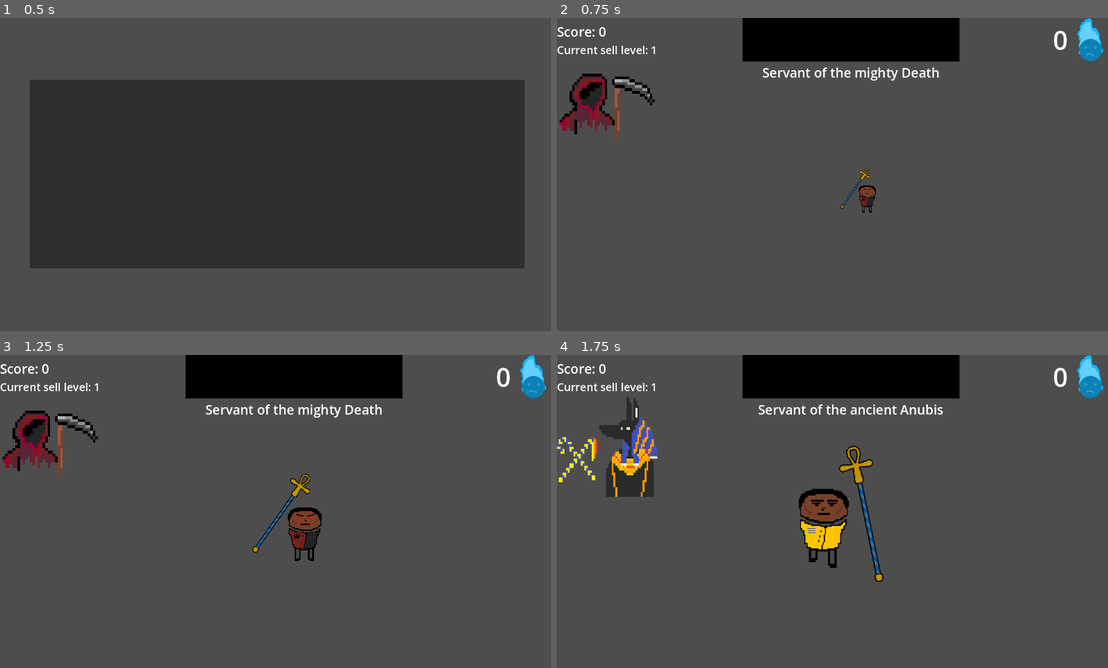
Above: before the commit, frames 1-4 (two rows, left to right).
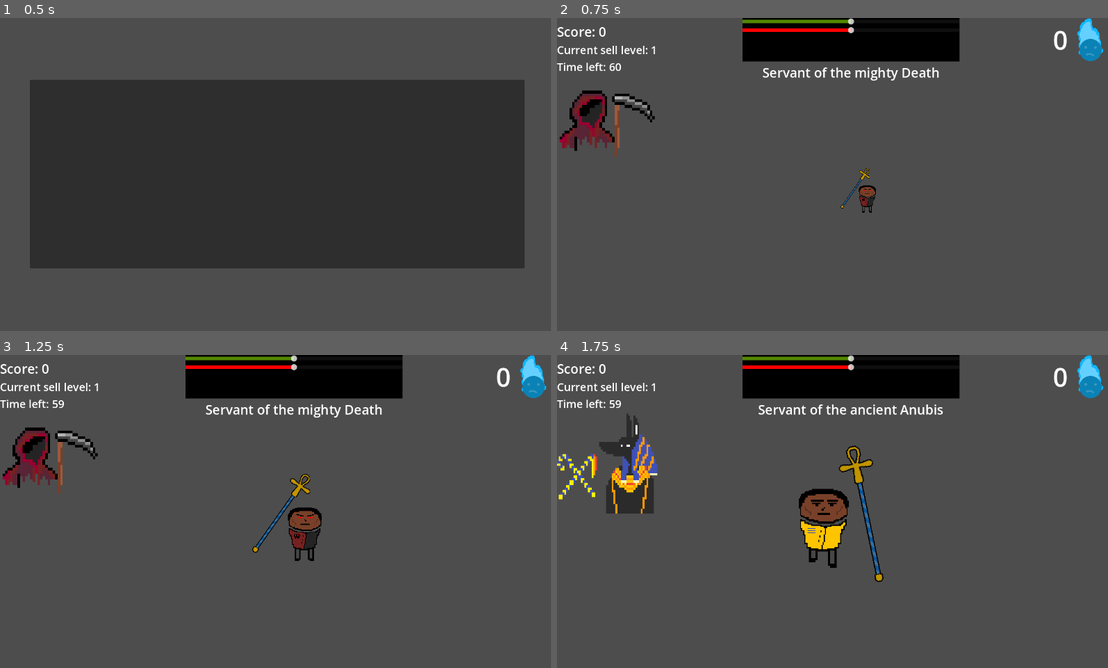
Above: after the commit, the same moments.

Repository: dkristia/Soul-Harvester
Game: Godot game, scene res://Scenes/StartManu/Menu.tscn
Same seed, same stepped clock (60 frames per second), same inputs: the game is played once before the commit and once after it.
Inputs (mouse positions are in pixels of both pictures, inside the frame that each line leads up to):
- Up to frame 1 (0.5 s): no input
- Up to frame 2 (0.75 s): click (832, 174) at 0.5 s
- Up to frame 3 (1.25 s): no input
- Up to frame 4 (1.75 s): move the mouse to (959, 495) at 1.27 s; hold D (right) from 1.28 s (still down); tap R (sell) at 1.35 s; tap 2 (switchMode) at 1.55 s

Frame 1 is identical in both runs. In frame 2, 2.8% of the frame differs, in the area x 0-54%, y 0-45%; in frame 3, 2.8%; in frame 4, 3.5%, in the area x 0-54%, y 0-51%.

Commit message:
add timer

Diff:
--- a/Objects/Human/human.tscn
+++ b/Objects/Human/human.tscn
@@ -1,7 +1,7 @@
 [gd_scene load_steps=4 format=3 uid="uid://b7c21lsb7oyvi"]
 
-[ext_resource type="Texture2D" uid="uid://b0ibqxh3vhquk" path="res://Assets/citizen.png" id="1_icdcx"]
 [ext_resource type="Script" path="res://Objects/Human/human.gd" id="1_ix0mk"]
+[ext_resource type="Texture2D" uid="uid://b0ibqxh3vhquk" path="res://Assets/Human/citizen.png" id="2_c7xsg"]
 
 [sub_resource type="RectangleShape2D" id="RectangleShape2D_8gi75"]
 size = Vector2(29, 47)
@@ -12,7 +12,7 @@
 
 [node name="Sprite2D" type="Sprite2D" parent="."]
 texture_filter = 1
-texture = ExtResource("1_icdcx")
+texture = ExtResource("2_c7xsg")
 
 [node name="CollisionShape2D" type="CollisionShape2D" parent="."]
 position = Vector2(-0.5, -0.5)
--- a/Objects/Player/player.gd
+++ b/Objects/Player/player.gd
@@ -1,6 +1,7 @@
 extends CharacterBody2D
 
 @onready var global = $"/root/Global"
+@onready var game = get_parent()
 
 var default_radius = Vector2(1, 1)
 
@@ -14,7 +15,7 @@
 func _ready():
 	var spawnpos = get_viewport().get_visible_rect().size/2
 	position = spawnpos
-	$MainSprite.play("Ddefault")
+	game._ready()
 
 func _physics_process(delta):
 	get_directions()
@@ -22,7 +23,7 @@
 	$PickupRadius.scale = default_radius * global.radius
 
 	if Input.get_action_strength("right") or Input.get_action_strength("left") or Input.get_action_strength("down") or Input.get_action_strength("up"):
-		playanim()
+		animate_walking()
 
 	if dashing:
 		position = position.move_toward(dashpos, 5000*delta)
@@ -82,15 +83,15 @@
 	if position.distance_to(dashpos) > 1500:
 		dashpos = position + (dashpos-position).normalized() * 1500
 
-func playanim():
+func animate_walking():
 	if global.AnubisMode:
-		$MainSprite.play("Awalking")
+		$MainSprite.play("a_walk")
 		await $MainSprite.animation_finished
-		$MainSprite.play("Adefault")
+		$MainSprite.play("anubis")
 	else:
-		$MainSprite.play("Dwalking")
+		$MainSprite.play("d_walk")
 		await $MainSprite.animation_finished
-		$MainSprite.play("Ddefault")
+		$MainSprite.play("death")
 
 func _on_main_cooldown_timeout():
 	ability_on_cooldown=false
--- a/Objects/Player/player.tscn
+++ b/Objects/Player/player.tscn
@@ -3,19 +3,19 @@
 [ext_resource type="Script" path="res://Objects/Player/player.gd" id="1_jhjqj"]
 [ext_resource type="Script" path="res://Objects/Player/PickupRadius.gd" id="2_k3vsl"]
 [ext_resource type="PackedScene" uid="uid://dk18t2m2vlsbr" path="res://Objects/Player/radius.tscn" id="3_5jch1"]
-[ext_resource type="Texture2D" uid="uid://ck3xp442fp54x" path="res://Assets/dude.png" id="4_6csju"]
+[ext_resource type="Texture2D" uid="uid://ck3xp442fp54x" path="res://Assets/Player/Anubis/dude.png" id="4_qlvbr"]
+[ext_resource type="Texture2D" uid="uid://cme67x4s7s4bc" path="res://Assets/Player/Anubis/Walk/walkframe1.png" id="5_bc2ii"]
 [ext_resource type="Script" path="res://Objects/Player/camera.gd" id="5_kan6u"]
-[ext_resource type="Texture2D" uid="uid://cme67x4s7s4bc" path="res://Assets/walkframe1.png" id="5_oapd5"]
 [ext_resource type="Script" path="res://Objects/Player/Staff.gd" id="6_5uqvr"]
-[ext_resource type="Texture2D" uid="uid://cbubsc2hpspsu" path="res://Assets/walkframe2.png" id="6_iwnyg"]
-[ext_resource type="Texture2D" uid="uid://dpjmrrl41y1xd" path="res://Assets/walkframe3.png" id="7_1g2y5"]
-[ext_resource type="Texture2D" uid="uid://ddb3hpb72ns4w" path="res://Assets/Player/staff.png" id="7_ylhwa"]
-[ext_resource type="Texture2D" uid="uid://6ksvt6g2abpn" path="res://Assets/walkframe4.png" id="8_tmb6x"]
-[ext_resource type="Texture2D" uid="uid://bkrjw0gm5ruqg" path="res://Assets/badDude.png" id="9_xjtff"]
-[ext_resource type="Texture2D" uid="uid://bl4jondkfqek" path="res://Assets/DwalkFrame1.png" id="10_p0kf5"]
-[ext_resource type="Texture2D" uid="uid://cac7bdv7pnhog" path="res://Assets/DwalkFrame2.png" id="11_ivvu1"]
-[ext_resource type="Texture2D" uid="uid://cds2qnghvqcsp" path="res://Assets/DwalkFrame3.png" id="12_un4ix"]
-[ext_resource type="Texture2D" uid="uid://d3nmrl71eoisw" path="res://Assets/DwalkFrame4.png" id="13_87fpd"]
+[ext_resource type="Texture2D" uid="uid://cbubsc2hpspsu" path="res://Assets/Player/Anubis/Walk/walkframe2.png" id="6_jquql"]
+[ext_resource type="Texture2D" uid="uid://dpjmrrl41y1xd" path="res://Assets/Player/Anubis/Walk/walkframe3.png" id="7_oc5nr"]
+[ext_resource type="Texture2D" uid="uid://6ksvt6g2abpn" path="res://Assets/Player/Anubis/Walk/walkframe4.png" id="8_uu0ue"]
+[ext_resource type="Texture2D" uid="uid://bkrjw0gm5ruqg" path="res://Assets/Player/Death/badDude.png" id="9_axl42"]
+[ext_resource type="Texture2D" uid="uid://bl4jondkfqek" path="res://Assets/Player/Death/Walk/DwalkFrame1.png" id="10_q3kug"]
+[ext_resource type="Texture2D" uid="uid://cac7bdv7pnhog" path="res://Assets/Player/Death/Walk/DwalkFrame2.png" id="11_sjqdt"]
+[ext_resource type="Texture2D" uid="uid://cds2qnghvqcsp" path="res://Assets/Player/Death/Walk/DwalkFrame3.png" id="12_0kju8"]
+[ext_resource type="Texture2D" uid="uid://d3nmrl71eoisw" path="res://Assets/Player/Death/Walk/DwalkFrame4.png" id="13_13j7t"]
+[ext_resource type="Texture2D" uid="uid://ddb3hpb72ns4w" path="res://Assets/Player/Anubis/Staff/staff.png" id="16_ldx2q"]
 
 [sub_resource type="CircleShape2D" id="CircleShape2D_6qokj"]
 
@@ -25,74 +25,74 @@
 animations = [{
 "frames": [{
 "duration": 1.0,
-"texture": ExtResource("4_6csju")
+"texture": ExtResource("5_bc2ii")
+}, {
+"duration": 1.0,
+"texture": ExtResource("6_jquql")
+}, {
+"duration": 1.0,
+"texture": ExtResource("5_bc2ii")
+}, {
+"duration": 1.0,
+"texture": ExtResource("4_qlvbr")
+}, {
+"duration": 1.0,
+"texture": ExtResource("7_oc5nr")
+}, {
+"duration": 1.0,
+"texture": ExtResource("8_uu0ue")
+}, {
+"duration": 1.0,
+"texture": ExtResource("7_oc5nr")
+}, {
+"duration": 1.0,
+"texture": ExtResource("4_qlvbr")
 }],
 "loop": false,
-"name": &"Adefault",
+"name": &"a_walk",
+"speed": 8.0
+}, {
+"frames": [{
+"duration": 1.0,
+"texture": ExtResource("4_qlvbr")
+}],
+"loop": false,
+"name": &"anubis",
 "speed": 5.0
 }, {
 "frames": [{
 "duration": 1.0,
-"texture": ExtResource("5_oapd5")
+"texture": ExtResource("10_q3kug")
 }, {
 "duration": 1.0,
-"texture": ExtResource("6_iwnyg")
+"texture": ExtResource("11_sjqdt")
 }, {
 "duration": 1.0,
-"texture": ExtResource("5_oapd5")
+"texture": ExtResource("10_q3kug")
 }, {
 "duration": 1.0,
-"texture": ExtResource("4_6csju")
+"texture": ExtResource("9_axl42")
 }, {
 "duration": 1.0,
-"texture": ExtResource("7_1g2y5")
+"texture": ExtResource("12_0kju8")
 }, {
 "duration": 1.0,
-"texture": ExtResource("8_tmb6x")
+"texture": ExtResource("13_13j7t")
 }, {
 "duration": 1.0,
-"texture": ExtResource("7_1g2y5")
-}, {
-"duration": 1.0,
-"texture": ExtResource("4_6csju")
+"texture": ExtResource("9_axl42")
 }],
 "loop": false,
-"name": &"Awalking",
-"speed": 8.0
+"name": &"d_walk",
+"speed": 15.0
 }, {
 "frames": [{
 "duration": 1.0,
-"texture": ExtResource("9_xjtff")
+"texture": ExtResource("9_axl42")
 }],
 "loop": false,
-"name": &"Ddefault",
+"name": &"death",
 "speed": 5.0
-}, {
-"frames": [{
-"duration": 1.0,
-"texture": ExtResource("10_p0kf5")
-}, {
-"duration": 1.0,
-"texture": ExtResource("11_ivvu1")
-}, {
-"duration": 1.0,
-"texture": ExtResource("10_p0kf5")
-}, {
-"duration": 1.0,
-"texture": ExtResource("9_xjtff")
-}, {
-"duration": 1.0,
-"texture": ExtResource("12_un4ix")
-}, {
-"duration": 1.0,
-"texture": ExtResource("13_87fpd")
-}, {
-"duration": 1.0,
-"texture": ExtResource("9_xjtff")
-}],
-"loop": false,
-"name": &"Dwalking",
-"speed": 15.0
 }]
 
 [sub_resource type="CircleShape2D" id="CircleShape2D_dyyid"]
@@ -123,7 +123,7 @@
 position = Vector2(0.500009, 14.25)
 scale = Vector2(3, 3)
 sprite_frames = SubResource("SpriteFrames_id8y5")
-animation = &"Ddefault"
+animation = &"death"
 
 [node name="InnerPickupRadius" type="Area2D" parent="."]
 
@@ -142,7 +142,7 @@
 texture_filter = 1
 position = Vector2(120, 0)
 scale = Vector2(1.5, 1.5)
-texture = ExtResource("7_ylhwa")
+texture = ExtResource("16_ldx2q")
 
 [node name="MainAbilityCooldown" type="Timer" parent="."]
 wait_time = 5.0
--- a/Objects/Soul/soul.tscn
+++ b/Objects/Soul/soul.tscn
@@ -1,13 +1,13 @@
 [gd_scene load_steps=5 format=3 uid="uid://fxcy6ik66bad"]
 
 [ext_resource type="Script" path="res://Objects/Soul/soul.gd" id="1_80oym"]
-[ext_resource type="Texture2D" uid="uid://bjh5nlvywuuhh" path="res://Assets/Icons/soul.png" id="2_ydw8w"]
+[ext_resource type="Texture2D" uid="uid://bjh5nlvywuuhh" path="res://Assets/Human/soul.png" id="2_e7y1j"]
 
 [sub_resource type="SpriteFrames" id="SpriteFrames_0sjfb"]
 animations = [{
 "frames": [{
 "duration": 1.0,
-"texture": ExtResource("2_ydw8w")
+"texture": ExtResource("2_e7y1j")
 }],
 "loop": true,
 "name": &"default",
--- a/Scenes/GUI/GUI.tscn
+++ b/Scenes/GUI/GUI.tscn
@@ -1,14 +1,15 @@
-[gd_scene load_steps=15 format=3 uid="uid://4plkn86vrwdo"]
+[gd_scene load_steps=18 format=3 uid="uid://4plkn86vrwdo"]
 
 [ext_resource type="Script" path="res://Scenes/GUI/GUI.gd" id="1_cfqvc"]
 [ext_resource type="Texture2D" uid="uid://dkqqtxa6r5xaq" path="res://Assets/Icons/Death.png" id="2_7ahps"]
-[ext_resource type="Texture2D" uid="uid://bjh5nlvywuuhh" path="res://Assets/Icons/soul.png" id="4_g8ntc"]
+[ext_resource type="Texture2D" uid="uid://bjh5nlvywuuhh" path="res://Assets/Human/soul.png" id="4_g8ntc"]
 [ext_resource type="Texture2D" uid="uid://b0xh60rrfcnot" path="res://Assets/Anubis/Eyes/pixil-frame-0 (6).png" id="5_gdl8f"]
 [ext_resource type="Texture2D" uid="uid://bipsoskot2b62" path="res://Assets/Anubis/Eyes/pixil-frame-0 (5).png" id="6_5l0e0"]
 [ext_resource type="Texture2D" uid="uid://cy8tqfmavbb0v" path="res://Assets/Anubis/Eyes/pixil-frame-0 (4).png" id="7_lwg3n"]
 [ext_resource type="Texture2D" uid="uid://c5tgv83uryobx" path="res://Assets/Anubis/Eyes/pixil-frame-0 (2).png" id="8_nlicc"]
 [ext_resource type="Texture2D" uid="uid://c223h8twhdvul" path="res://Assets/Anubis/Eyes/pixil-frame-0 (1).png" id="9_i54ca"]
 [ext_resource type="Texture2D" uid="uid://btg4kt2a8u0wg" path="res://Assets/Anubis/Eyes/AnubisEyes.png" id="10_cf5jv"]
+[ext_resource type="Script" path="res://Scenes/GUI/VBoxContainer.gd" id="10_kjkv1"]
 
 [sub_resource type="LabelSettings" id="LabelSettings_vhdlf"]
 font_size = 30
@@ -50,6 +51,12 @@
 "speed": 20.0
 }]
 
+[sub_resource type="StyleBoxFlat" id="StyleBoxFlat_kwnj0"]
+bg_color = Color(0.32549, 0.537255, 0, 1)
+
+[sub_resource type="StyleBoxFlat" id="StyleBoxFlat_2hlgf"]
+bg_color = Color(1, 0, 0, 1)
+
 [sub_resource type="LabelSettings" id="LabelSettings_yrxky"]
 font_size = 30
 
@@ -83,6 +90,14 @@
 [node name="LevelLabel" type="Label" parent="CanvasLayer/LeftBox/SellLevel"]
 layout_mode = 2
 text = "current sell level: "
+label_settings = SubResource("LabelSettings_h41ma")
+
+[node name="Time" type="MarginContainer" parent="CanvasLayer/LeftBox"]
+layout_mode = 2
+
+[node name="TimeLabel" type="Label" parent="CanvasLayer/LeftBox/Time"]
+layout_mode = 2
+text = "Time Left: 69s"
 label_settings = SubResource("LabelSettings_h41ma")
 
 [node name="AllegianceIcon" type="TextureRect" parent="CanvasLayer/LeftBox"]
@@ -139,6 +154,22 @@
 centered = false
 offset = Vector2(0, -20)
 
+[node name="VBoxContainer" type="VBoxContainer" parent="CanvasLayer/EyeContainer/Eyes"]
+layout_mode = 2
+script = ExtResource("10_kjkv1")
+
+[node name="Good" type="HSlider" parent="CanvasLayer/EyeContainer/Eyes/VBoxContainer"]
+layout_mode = 2
+theme_override_styles/grabber_area = SubResource("StyleBoxFlat_kwnj0")
+max_value = 200.0
+value = 100.0
+
+[node name="Bad" type="HSlider" parent="CanvasLayer/EyeContainer/Eyes/VBoxContainer"]
+layout_mode = 2
+theme_override_styles/grabber_area = SubResource("StyleBoxFlat_2hlgf")
+max_value = 200.0
+value = 100.0
+
 [node name="Allegiance" type="MarginContainer" parent="CanvasLayer/EyeContainer"]
 layout_mode = 2
 size_flags_horizontal = 4
--- /dev/null
+++ b/Scenes/GUI/VBoxContainer.gd
@@ -0,0 +1,8 @@
+extends VBoxContainer
+
+
+@onready var global = $"/root/Global"
+
+func _process(delta):
+	$Good.value = global.good
+	$Bad.value = global.bad
--- a/Scenes/Game/game.gd
+++ b/Scenes/Game/game.gd
@@ -1,29 +1,40 @@
 extends Node2D
 
-var timer
+
+var time = 60
 var animationPlayed = false
 @onready var _soul = preload("res://Objects/Human/human.tscn")
 @onready var global = $"/root/Global"
 @onready var _animated_sprite = $GUI/CanvasLayer/EyeContainer/Eyes/EyeSprite
 @onready var _allegiance_icon = $GUI/CanvasLayer/LeftBox/AllegianceIcon
+@onready var _time_label = $GUI/CanvasLayer/LeftBox/Time/TimeLabel
+@onready var player = $Player
+@onready var playersprite = player.get_node("MainSprite")
 var anubis_path = preload("res://Assets/Icons/Anubisss.png")
 var death_path = preload("res://Assets/Icons/Death.png")
 
-# Called every frame. 'delta' is the elapsed time since the previous frame.
-func _process(_delta):
+
+func _ready():
+	refresh_mode()
+
+func _process(delta):
+	_time_label.text = "Time left: " + str(round(time))
+	if time <= 0:
+		global.dead = true
+	else:
+		time -= delta
 
 	if Input.is_action_just_pressed("switchMode"):
 		global.AnubisMode = !global.AnubisMode
-		global.speed = 20 if global.AnubisMode else 40
-		_allegiance_icon.texture = anubis_path if global.AnubisMode == true else death_path
-		global.souls = 0
-		global.sLevel = 1
+		refresh_mode()
 
 	if Input.is_action_just_pressed("sell"):
 		if !global.AnubisMode:
 			print("death")
 			global.score += global.souls * global.sLevel * 2
-			global.bad += global.souls * global.sLevel
+			global.bad += global.souls
+			global.good -= global.souls/2
+			time += global.souls * global.sLevel / 2
 		else:
 			print("good")
 			global.good += global.souls * global.sLevel
@@ -41,3 +52,10 @@
 func _on_soul_spawner_timeout():
 	var soul = _soul.instantiate()
 	add_child(soul)
+
+func refresh_mode():
+	global.speed = 20 if global.AnubisMode else 40
+	_allegiance_icon.texture = anubis_path if global.AnubisMode == true else death_path
+	playersprite.play("anubis" if global.AnubisMode else "death")
+	global.souls = 0
+	global.sLevel = 1
Renamed: Assets/citizen.png -> Assets/Human/citizen.png
Not shown, changed: Assets/Human/citizen.png.import
Renamed: Assets/Icons/soul.png -> Assets/Human/soul.png
Not shown, changed: Assets/Human/soul.png.import
Renamed: Assets/Player/staff.png -> Assets/Player/Anubis/Staff/staff.png
Not shown, changed: Assets/Player/Anubis/Staff/staff.png.import
Renamed: Assets/walkframe1.png -> Assets/Player/Anubis/Walk/walkframe1.png
Not shown, changed: Assets/Player/Anubis/Walk/walkframe1.png.import
Renamed: Assets/walkframe2.png -> Assets/Player/Anubis/Walk/walkframe2.png
Not shown, changed: Assets/Player/Anubis/Walk/walkframe2.png.import
Renamed: Assets/walkframe3.png -> Assets/Player/Anubis/Walk/walkframe3.png
Not shown, changed: Assets/Player/Anubis/Walk/walkframe3.png.import
(and 14 more such lines)
